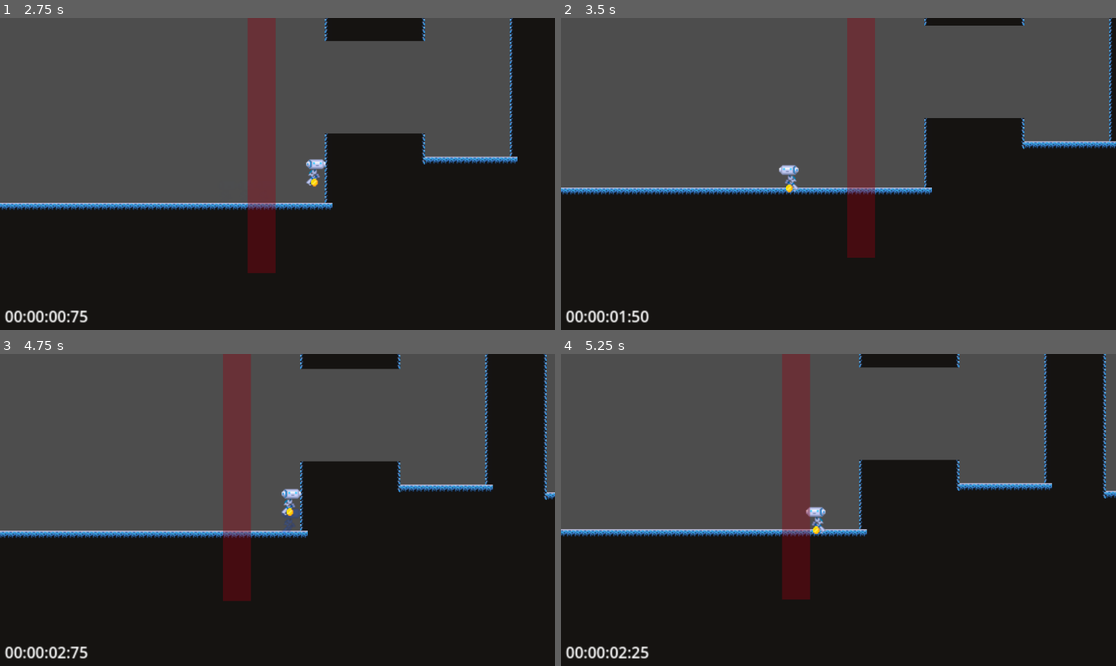
Above: before the commit, frames 1-4 (two rows, left to right).
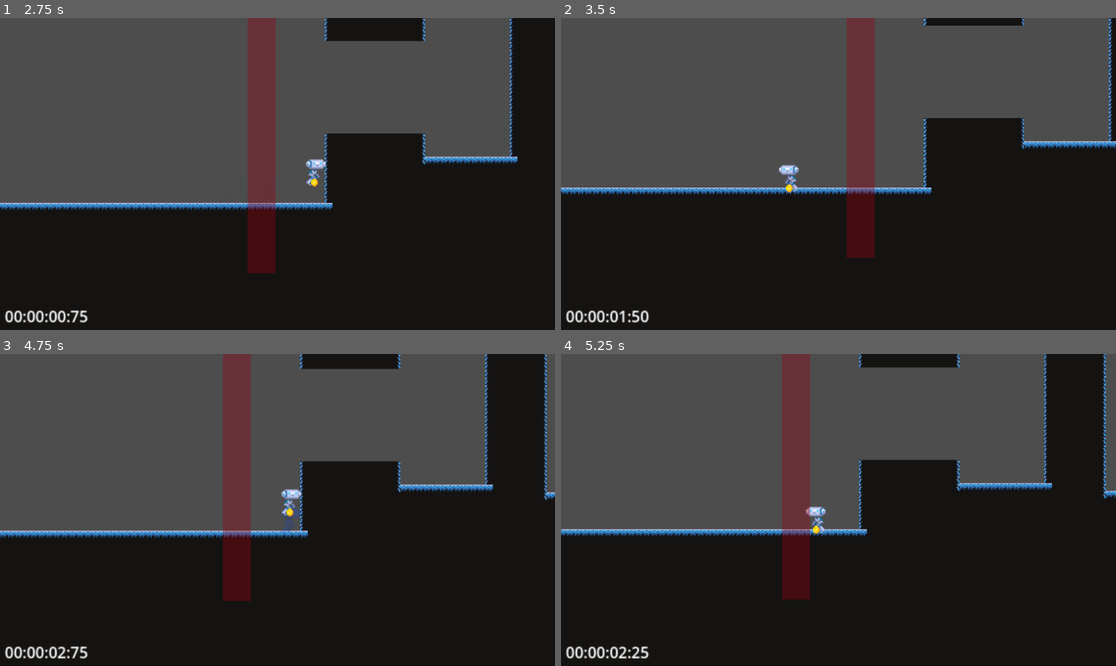
Above: after the commit, the same moments.

Repository: Slabity/LudumDare53
Game: Godot game, scene res://src/scenes/main_scene.tscn
Two runs of this game, one before a commit and one after it. Both use one fixed random seed, a clock stepped at 60 frames per second and the inputs below.
Inputs (mouse positions are in pixels of both pictures, inside the frame that each line leads up to):
- Up to frame 1 (2.75 s): click "Play" at 0.5 s; move the mouse to (399, 158) at 1.27 s; hold Right (ui_right) from 1.28 s (still down); right-click (399, 158) at 1.35 s; click (399, 158) at 1.42 s; tap J (jump) at 1.52, 2.27 s; move the mouse to (166, 189) at 2.02 s; tap K (dash) at 2.1 s; click (166, 189) at 2.17 s; right-click (166, 189) at 2.3 s
- Up to frame 2 (3.5 s): move the mouse to (894, 105) at 2.77 s; release Right (ui_right) at 2.78 s; hold Left (ui_left) from 2.78 s (still down); right-click (894, 105) at 2.85 s; click (894, 105) at 2.92 s
- Up to frame 3 (4.75 s): move the mouse to (249, 572) at 3.52 s; release Left (ui_left) at 3.53 s; hold Right (ui_right) from 3.53 s (still down); right-click (249, 572) at 3.6 s; click (249, 572) at 3.67 s; tap J (jump) at 3.77, 4.52 s; move the mouse to (444, 556) at 4.27 s; tap K (dash) at 4.35 s; click (444, 556) at 4.42 s; right-click (444, 556) at 4.55 s
- Up to frame 4 (5.25 s): move the mouse to (672, 463) at 5.02 s; release Right (ui_right) at 5.03 s; hold Left (ui_left) from 5.03 s (still down); right-click (672, 463) at 5.1 s; click (672, 463) at 5.17 s

Frame 1 is identical in both runs. In frame 2, 0.2% of the frame differs, in the area x 0-99%, y 0-77%; in frame 3, 0.2%; in frame 4, 0.8%, in the area x 0-100%, y 0-59%.

Commit message:
Grapple visuals

Diff:
--- a/src/scenes/player/grapple/grapple.gd
+++ b/src/scenes/player/grapple/grapple.gd
@@ -1,17 +1,41 @@
 extends Node2D
 
+# Note that the grapple visuals are entirely cosmetic.
+# We check for hook collision immediately on click.
+
 @onready var raycast = $RayCast2D
+@onready var links = $Links
+@onready var hook = $Hook
 @export var grapple_length: float = 170.0
+@export var hook_speed = 1500.0
 
 signal grapple_attached(hook_location: Vector2)  # global position
 signal grapple_detached
+
+var firing = false
+var will_hook = false
+var target_pos = Vector2.ZERO
+
+
+func _process(delta):
+	hook.visible = firing
+	links.visible = firing
+	if firing:
+		var grapple_dir = to_local(target_pos).normalized()
+		hook.position += grapple_dir * delta * hook_speed
+		# If we've passed our target_pos.
+		if grapple_dir.dot(hook.position - to_local(target_pos)) > 0.0:
+			hook.position = to_local(target_pos)
+			if not will_hook:
+				firing = false
+		_update_links_visual()
 
 
 func _input(event: InputEvent) -> void:
 	if InputMap.event_is_action(event, "grapple"):
 		if event.pressed:
 			if event is InputEventMouseButton:
-				fire_raycast(get_local_mouse_position())
+				fire_grapple(get_local_mouse_position())
 			elif event is InputEventJoypadButton:
 				var target_position = Vector2(
 					Input.get_joy_axis(0, JOY_AXIS_RIGHT_X), Input.get_joy_axis(0, JOY_AXIS_RIGHT_Y)
@@ -20,14 +44,32 @@
 				if target_position.length() < 0.2:
 					target_position = Vector2.UP
 
-				fire_raycast(target_position)
+				fire_grapple(target_position)
 		else:
 			grapple_detached.emit()
+			firing = false
 
 
-func fire_raycast(target_position):
+func fire_grapple(target_position):
 	raycast.target_position = target_position.normalized() * grapple_length
 	raycast.force_raycast_update()
 
+	firing = true
+	will_hook = raycast.is_colliding()
+	target_pos = to_global(raycast.target_position)
+	hook.position = Vector2.ZERO
+	_update_links_visual()
+	links.visible = true
+	hook.visible = true
+
 	if raycast.is_colliding():
 		grapple_attached.emit(raycast.get_collision_point())
+		target_pos = raycast.get_collision_point()
+
+
+# Creates the links from origin to hook location.
+func _update_links_visual():
+	links.rotation = position.angle_to_point(hook.position) - deg_to_rad(90)
+	var node_scale_compensation = Vector2(1.0, 1.0) / links.scale
+	links.region_rect.size.y = hook.position.length() * node_scale_compensation.y
+	links.position = hook.position / 2.0
--- a/src/scenes/player/grapple/grapple.tscn
+++ b/src/scenes/player/grapple/grapple.tscn
@@ -1,10 +1,24 @@
-[gd_scene load_steps=2 format=3 uid="uid://dsltkjgcvxtv6"]
+[gd_scene load_steps=4 format=3 uid="uid://dsltkjgcvxtv6"]
 
 [ext_resource type="Script" path="res://src/scenes/player/grapple/grapple.gd" id="1_rwtyy"]
+[ext_resource type="Texture2D" uid="uid://kxctmivekcw8" path="res://assets/player/link.png" id="2_clrbm"]
+[ext_resource type="Texture2D" uid="uid://d3vkgwtfgrsd8" path="res://assets/player/grapple_hook.png" id="3_0csgn"]
 
 [node name="grapple_hook" type="Node2D"]
 script = ExtResource("1_rwtyy")
 
 [node name="RayCast2D" type="RayCast2D" parent="."]
-position = Vector2(0, -2)
 collision_mask = 3
+
+[node name="Links" type="Sprite2D" parent="."]
+texture_repeat = 2
+position = Vector2(0, 8)
+scale = Vector2(0.48, 0.48)
+texture = ExtResource("2_clrbm")
+region_enabled = true
+region_rect = Rect2(0, 0, 16, 32)
+
+[node name="Hook" type="Sprite2D" parent="."]
+position = Vector2(0, 18)
+scale = Vector2(0.68, 0.68)
+texture = ExtResource("3_0csgn")
Binary file added: assets/player/grapple_hook.png
Not shown, added: assets/player/grapple_hook.png.import
Binary file added: assets/player/link.png
Not shown, added: assets/player/link.png.import
